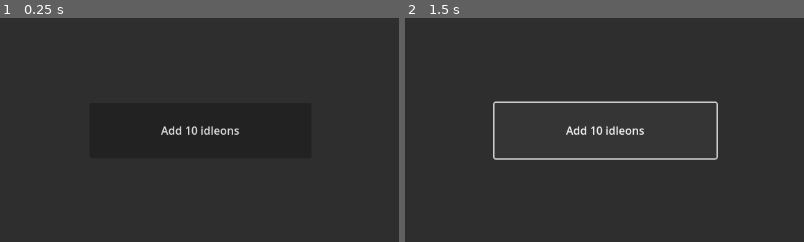
Above: before the commit, frames 1-2 (left to right).
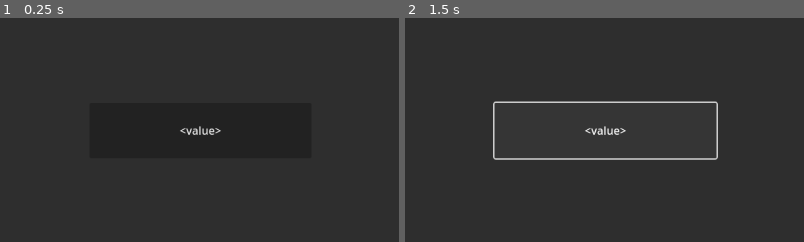
Above: after the commit, the same moments.

Repository: fran3d/Godot_tests
Game: Godot game, scene res://scenes/singletones/game/game.tscn
Two runs of this game, one before a commit and one after it. Both use one fixed random seed, a clock stepped at 60 frames per second and the inputs below.
Inputs:
- Up to frame 1 (0.25 s): no input
- Up to frame 2 (1.5 s): click "Add 10 idleons" (after the commit: "<value>") at 0.5 s; click "Add 10 idleons" (after the commit: "<value>") at 1.25 s
The pictures show only the part of the screen within x 25-75%, y 27-77%; the shares and areas given below are measured in that part.

The runs differ from the first frame. In frame 1, 0.5% of the frame differs, in the area x 40-60%, y 48-53%; in frame 2, 0.5%.

Commit message:
idle tutorial 4

Diff:
--- a/scenes/first_scene/first_scene.gd
+++ b/scenes/first_scene/first_scene.gd
@@ -1,24 +1,26 @@
 class_name FirstScene
 extends Control
 
-## Reference to the data object.
-var data:Data = Game.ref.data
-
 @export var amountIdleons:int = 10
 
-
 func _ready() -> void:
-	update_labels()
+	update_label()
 	(get_node("AddIdleonButton")as Button).pressed.connect(_on_AddIdleonButton_pressed)
-
-func _process(_delta: float) -> void:
-	update_labels()
+	IdleonsManager.ref.idleons_updated.connect(_on_idleons_updated)
 
 
-func update_labels():
-	(get_node("AddIdleonButton")as Button).text="Add %s idleons"%amountIdleons
-	(get_node("IdleonLabel")as Label).text="Idleons: %s"%data.resources.idleons
+## Updates the label to display the latest known amount of Idleons
+func update_label():
+	(get_node("IdleonLabel")as Label).text="Idleons: %s"%IdleonsManager.ref.get_idleons()
 
+## Generates Idleons and update the label
+func create_idleons()->void:
+	IdleonsManager.ref.create_idleons(amountIdleons)
+	update_label()
+
+## Triggered when the button is pressed
 func _on_AddIdleonButton_pressed() -> void:
-	data.resources.idleons += amountIdleons
-	update_labels()
+	create_idleons()
+
+func _on_idleons_updated() -> void:
+	update_label()
--- a/scenes/second_scene/second_scene.gd
+++ b/scenes/second_scene/second_scene.gd
@@ -21,10 +21,10 @@
 	if Game.ref.data.progression.second_scene_unlocked:
 		return
 
-	if Game.ref.data.resources.idleons < COST:
-		return
+	var error: Error = IdleonsManager.ref.consume_idleons(COST)
 
-	Game.ref.data.resources.idleons -= COST
+	if error: return
+
 	Game.ref.data.progression.second_scene_unlocked = true
 	IdleonGenerator.ref.start_generator()
 
--- a/scenes/singletones/game/game.tscn
+++ b/scenes/singletones/game/game.tscn
@@ -1,13 +1,18 @@
-[gd_scene load_steps=6 format=3 uid="uid://cauvu03f4ooyj"]
+[gd_scene load_steps=7 format=3 uid="uid://cauvu03f4ooyj"]
 
 [ext_resource type="Script" path="res://scenes/singletones/game/game.gd" id="1_ujrsm"]
 [ext_resource type="PackedScene" uid="uid://drjmd8wq1yjg1" path="res://scenes/singletones/clock/clock.tscn" id="2_f7e0u"]
 [ext_resource type="PackedScene" uid="uid://dei0w3ggja387" path="res://scenes/first_scene/first_scene.tscn" id="2_ll12u"]
+[ext_resource type="PackedScene" uid="uid://uib05o2rhh5p" path="res://scenes/singletones/idleons_manager/idleons_manager.tscn" id="2_su27c"]
 [ext_resource type="PackedScene" uid="uid://bjmx1ttq5lh71" path="res://scenes/second_scene/second_scene.tscn" id="3_33ky0"]
 [ext_resource type="PackedScene" uid="uid://del662y50k5qa" path="res://scenes/singletones/idleonGenerator/idleon_generator.tscn" id="3_jt3lh"]
 
 [node name="Game" type="Node"]
 script = ExtResource("1_ujrsm")
+
+[node name="Resources" type="Node" parent="."]
+
+[node name="IdleonsManager" parent="Resources" instance=ExtResource("2_su27c")]
 
 [node name="Clock" parent="." instance=ExtResource("2_f7e0u")]
 
--- a/scenes/singletones/idleonGenerator/idleon_generator.gd
+++ b/scenes/singletones/idleonGenerator/idleon_generator.gd
@@ -39,8 +39,8 @@
 ## Generate resources and refresh the cycle progression
 func _generate()->void:
 	_cycle_progression-=_cycle_duration
+	IdleonsManager.ref.create_idleons(_production)
 
-	Game.ref.data.resources.idleons += _production
 
 ## Unpauses the generator
 func start_generator()->void:
--- /dev/null
+++ b/scenes/singletones/idleons_manager/idleons_manager.gd
@@ -0,0 +1,42 @@
+class_name IdleonsManager
+extends Node
+## Manages the Idleon resource
+
+## Singleton reference
+static var ref:IdleonsManager
+
+## Constructor
+func _init() -> void:
+	if not ref:ref = self
+	else: queue_free()
+
+## The amount of idleons has been updated
+signal idleons_updated
+# signal idleons_created
+# signal idleons_consumed
+
+
+
+## Reference to the game data
+var data:Data = Game.ref.data
+
+
+func get_idleons() -> int:
+	return data.resources.idleons
+
+func create_idleons(quantity:int)-> Error:
+	if quantity <= 0: return FAILED
+
+	data.resources.idleons += quantity
+	idleons_updated.emit()
+
+	return OK
+
+func consume_idleons(quantity:int) -> Error:
+	if quantity < 0: return FAILED
+	if quantity > data.resources.idleons: return FAILED
+
+	data.resources.idleons -= quantity
+	idleons_updated.emit()
+
+	return OK
--- /dev/null
+++ b/scenes/singletones/idleons_manager/idleons_manager.tscn
@@ -0,0 +1,6 @@
+[gd_scene load_steps=2 format=3 uid="uid://uib05o2rhh5p"]
+
+[ext_resource type="Script" path="res://scenes/singletones/idleons_manager/idleons_manager.gd" id="1_fu335"]
+
+[node name="IdleonsManager" type="Node"]
+script = ExtResource("1_fu335")
